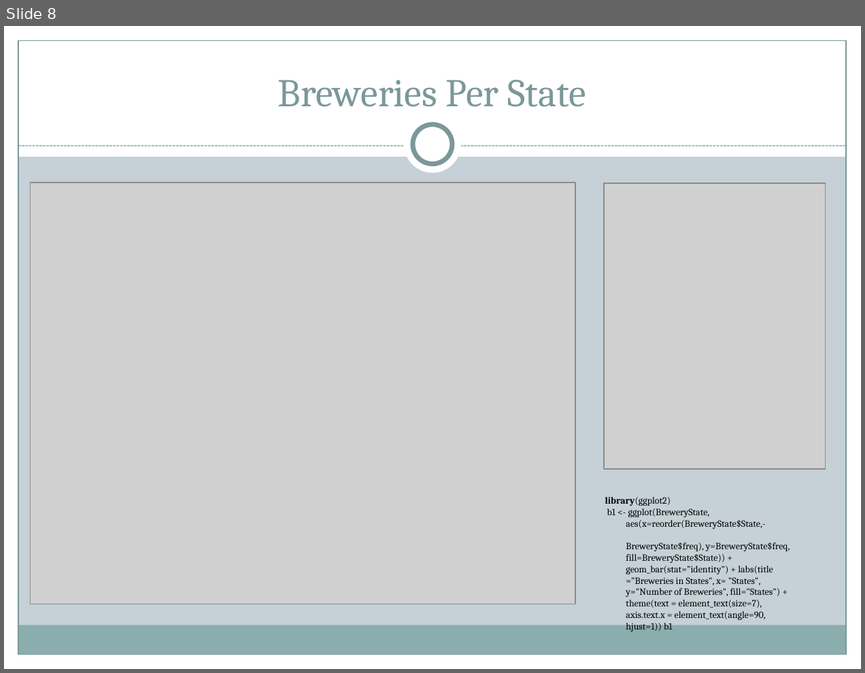
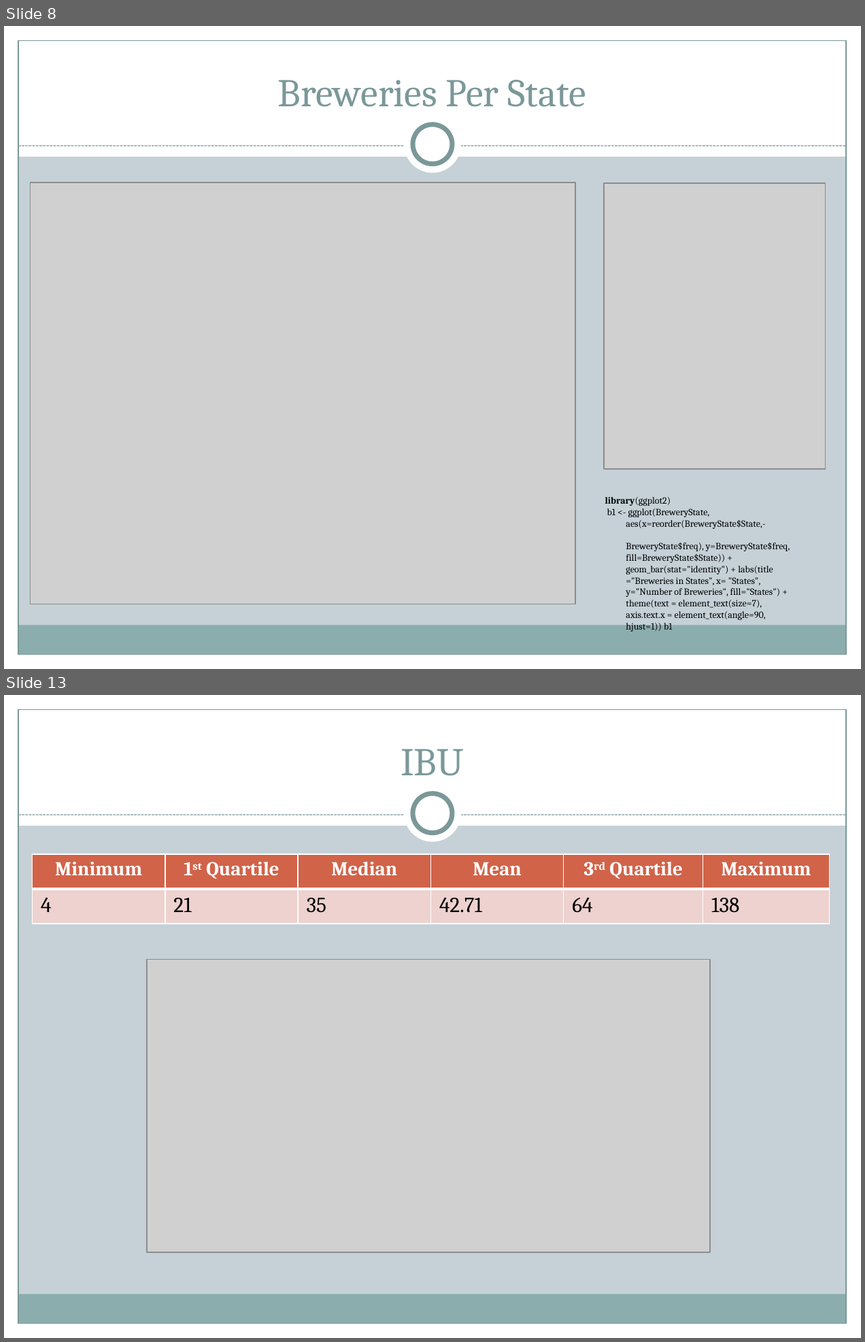
Before and after one commit to DataTex1/CaseStudy1, a slide deck: MSDS6306 CaseStudy1.pptx. Shown one above the other, each under a label of ours: slide 8 before the commit, slides 8 and 13 after it; the slides between them are not shown. The pictures are 865x673 and 865x1342 pixels, drawn with LibreOffice and Linux fonts; fonts in the diff are those of the drawing; grey boxes stand for pictures. Boxes give left, top, right and bottom in pixels: in the first picture for what was removed or moved away, otherwise in the second. Text is boxed around its words. In the diff, an @@ line names an element or a change of style, - is before the commit and + after.

```diff
--- a/MSDS6306 CaseStudy1.pptx
+++ b/MSDS6306 CaseStudy1.pptx
@@ slide 13 added at [4,695,861,1338], background #C5D1D7; not listed: 9 template elements that a slide beside it also shows @@
@@ title added at [400,749,464,776], 33 pt, text #7C999A @@
+IBU
@@ table added at [33,854,829,923], 2 rows, 6 columns @@
+Minimum | 1st Quartile | Median | Mean | 3rd Quartile | Maximum
+4 | 21 | 35 | 42.71 | 64 | 138
@@ picture added at [147,959,710,1252] @@
```
Also in this commit, not shown: 7 other slides added.
